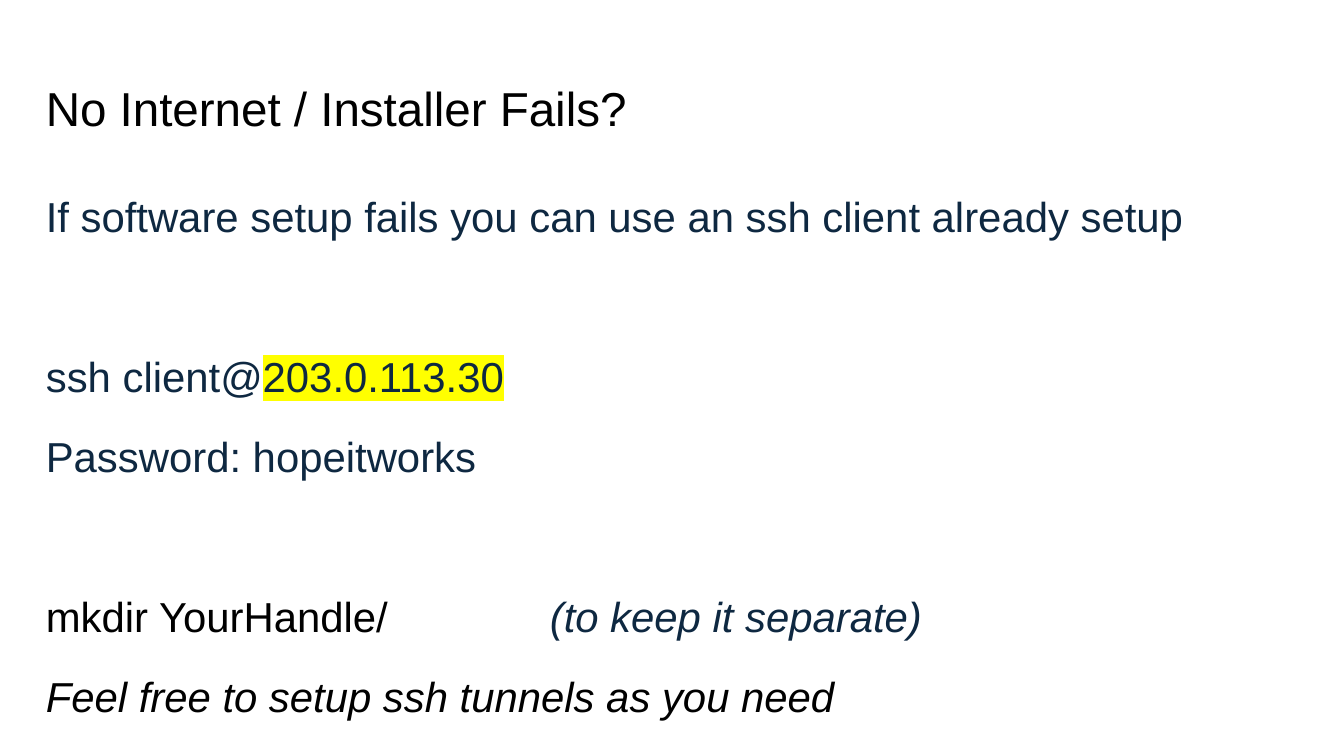
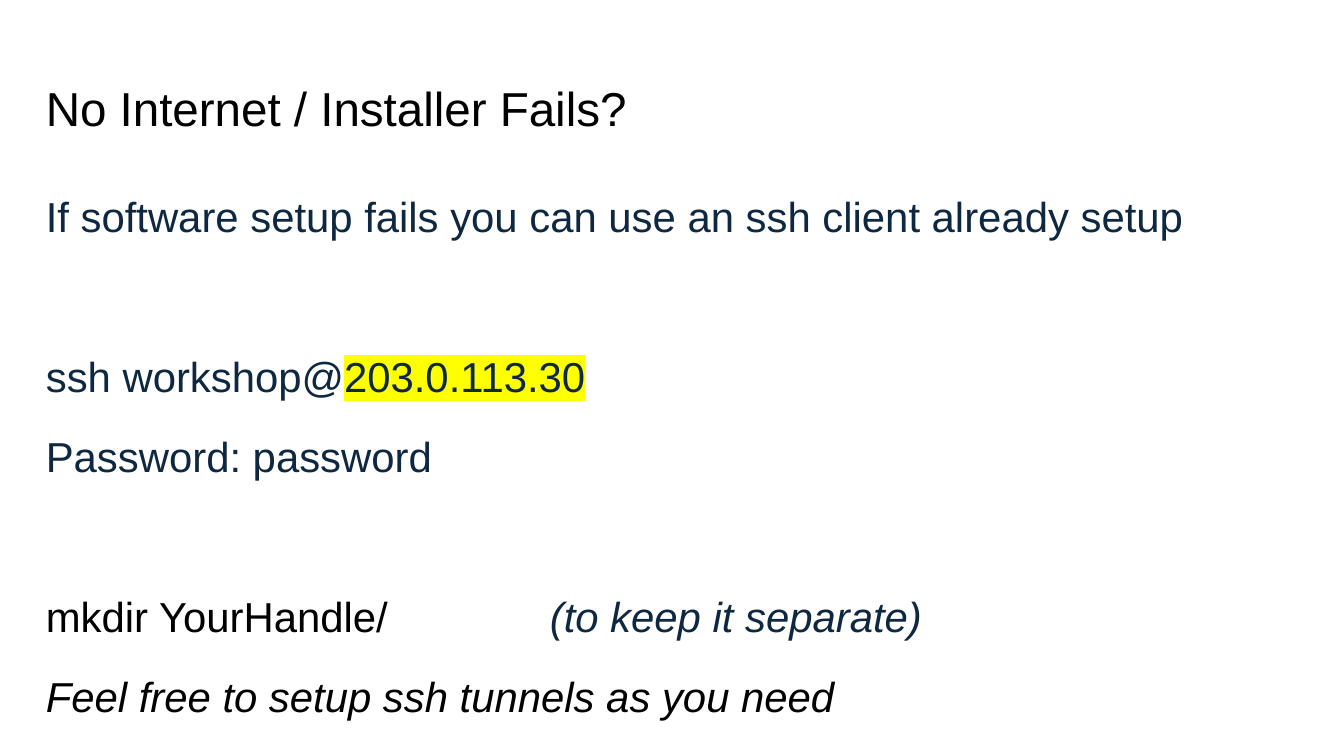
Before and after one commit to rbeede/pen-testing-cloud-apis, a slide deck: slide 4 of workshop_event/Pen-Testing Cloud REST APIs - 2025.pptx. Drawn at 1344x756 pixels with LibreOffice and Linux fonts; fonts in the diff are those of the drawing. Boxes give left, top, right and bottom in pixels: in the first picture for what was removed or moved away, otherwise in the second. Text is boxed around its words. In the diff, an @@ line names an element or a change of style, - is before the commit and + after.

Commit message:
Updated backup client info

```diff
--- a/workshop_event/Pen-Testing Cloud REST APIs - 2025.pptx
+++ b/workshop_event/Pen-Testing Cloud REST APIs - 2025.pptx
@@ text at (x1=46, y1=359, x2=586, y2=481): text changed @@
-ssh client@203.0.113.30
-Password: hopeitworks
+ssh workshop@203.0.113.30
+Password: password
```
